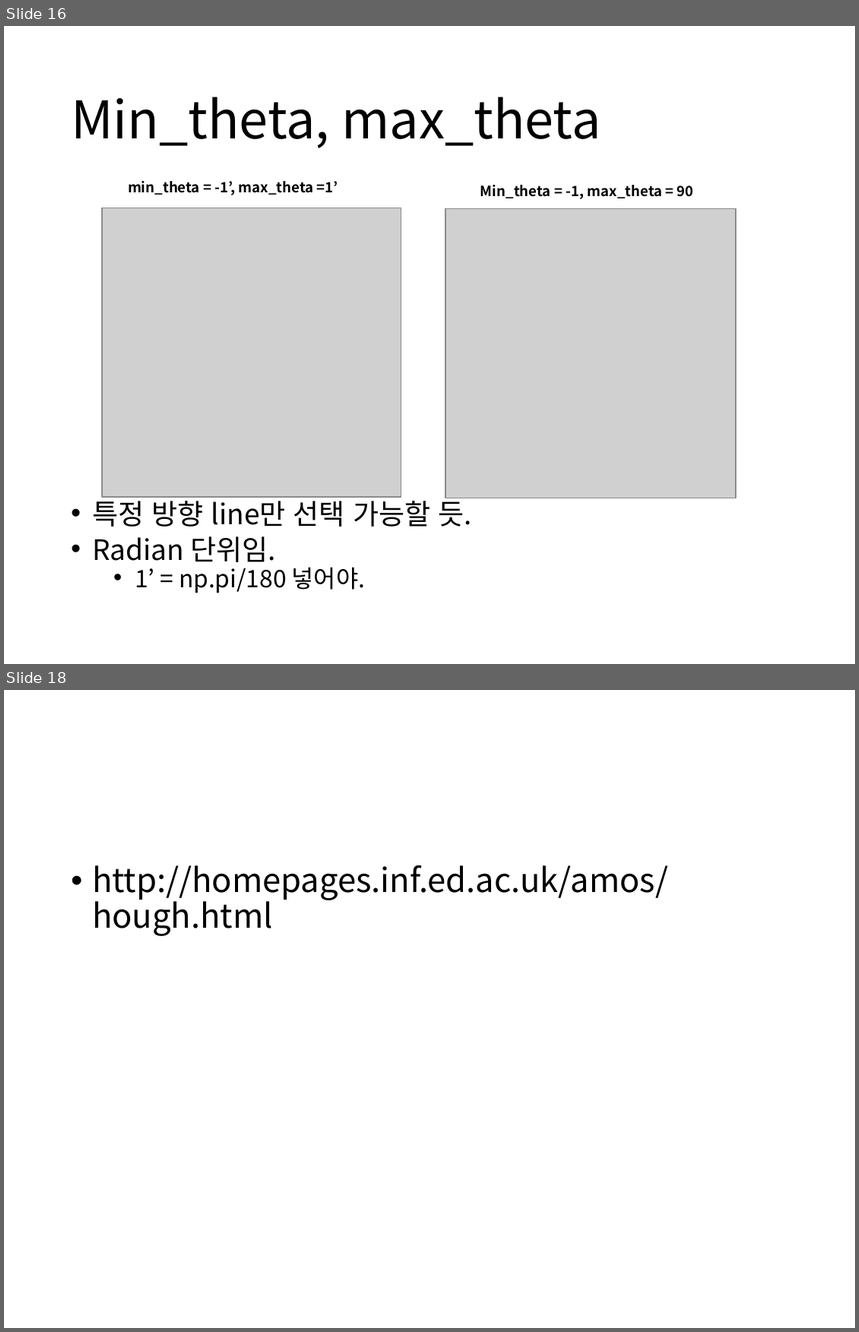
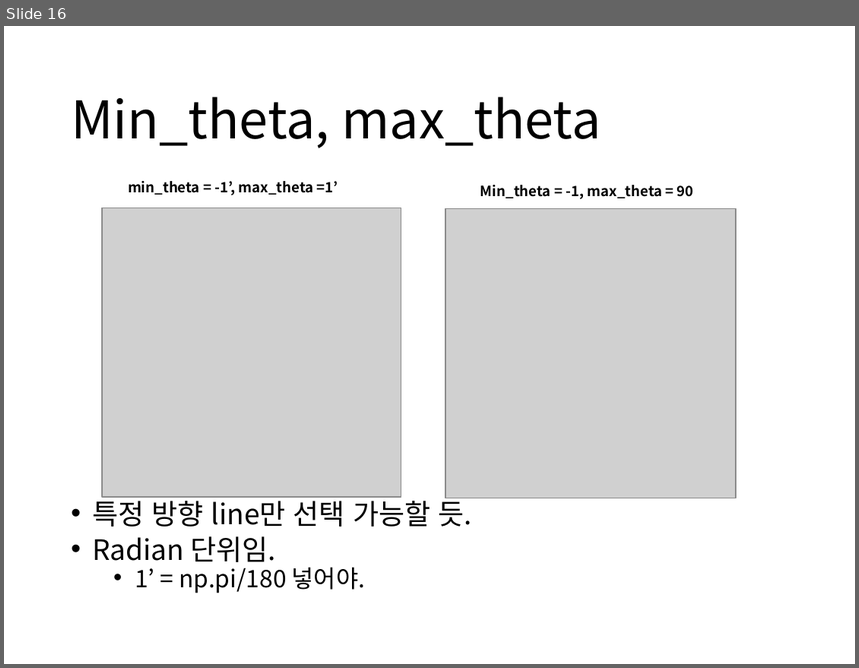
Before and after one commit to boy1089/MyProject, a slide deck: hough transform/hough transform ver1.pptx. Shown one above the other, each under a label of ours: slides 16 and 18 before the commit, slide 16 after it; the slides between them are not shown. The pictures are 859x1332 and 859x668 pixels, drawn with LibreOffice and Linux fonts; fonts in the diff are those of the drawing; grey boxes stand for pictures. Boxes give left, top, right and bottom in pixels: in the first picture for what was removed or moved away, otherwise in the second. Text is boxed around its words. In the diff, an @@ line names an element or a change of style, - is before the commit and + after.

Commit message:
hough 2nd

```diff
--- a/hough transform/hough transform ver1.pptx
+++ b/hough transform/hough transform ver1.pptx
@@ slide 18 removed at (x1=4, y1=690, x2=855, y2=1328), background #FFFFFF @@
@@ text removed at (x1=92, y1=865, x2=668, y2=936) @@
-• http://homepages.inf.ed.ac.uk/amos/hough.html
```
Also in this commit, not shown: 6 slides changed, 3 slides added, 2 other slides removed, 4 other files.
